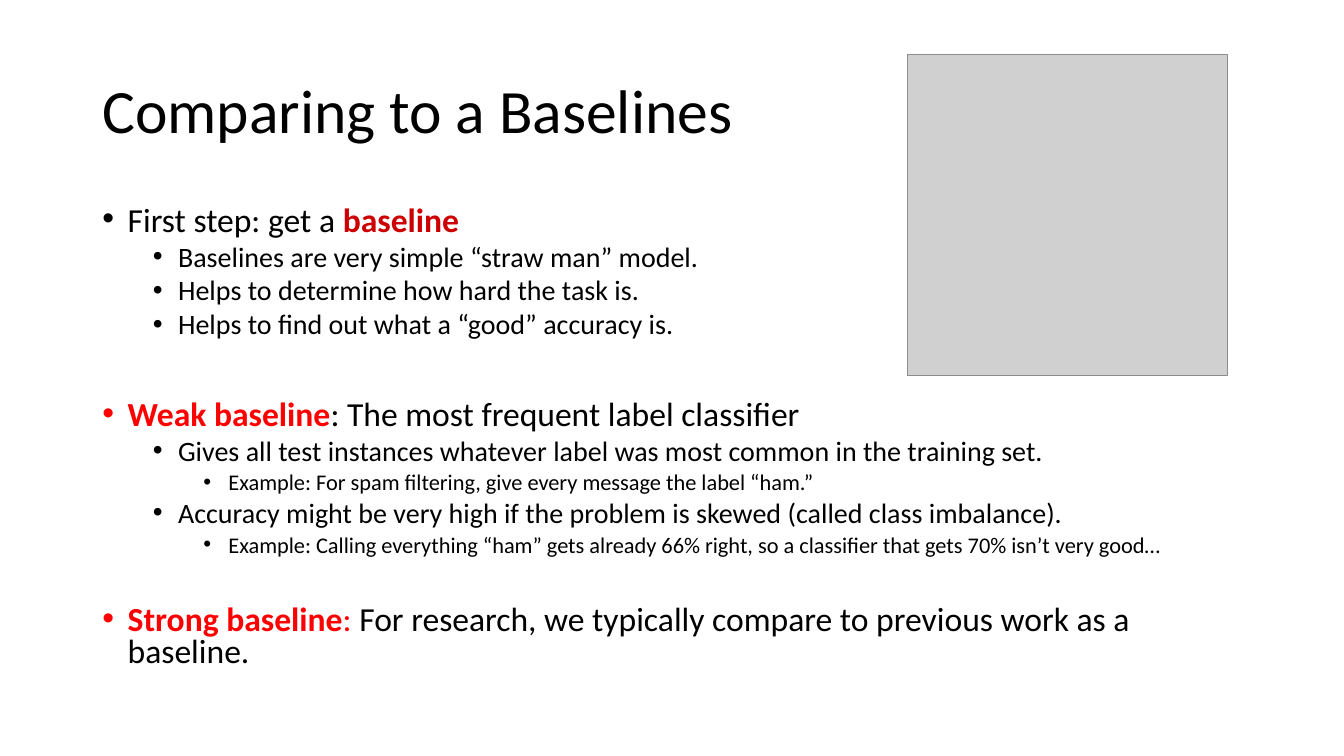
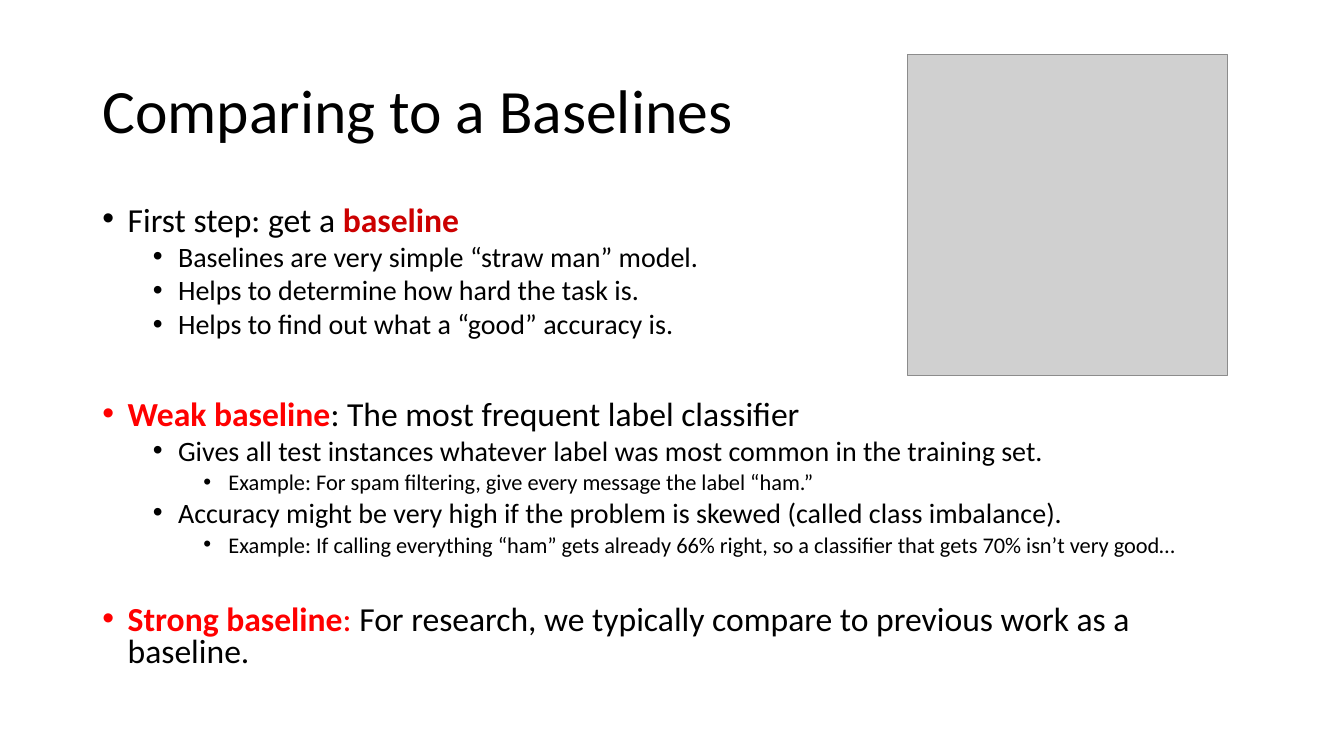
Before and after one commit to mhahsler/CS7320-AI, a slide deck: slide 22 of slides/19_ML_intro.pptx. Drawn at 1344x756 pixels with LibreOffice and Linux fonts; fonts in the diff are those of the drawing; grey boxes stand for pictures. Boxes give left, top, right and bottom in pixels: in the first picture for what was removed or moved away, otherwise in the second. Text is boxed around its words. In the diff, an @@ line names an element or a change of style, - is before the commit and + after.

```diff
--- a/slides/19_ML_intro.pptx
+++ b/slides/19_ML_intro.pptx
@@ text at [228,537,1175,557]: text changed @@
-    • Example: Calling everything “ham” gets already 66% right, so a classifier that gets 70% isn’t very good…
+    • Example: If calling everything “ham” gets already 66% right, so a classifier that gets 70% isn’t very good…
```
Also in this commit, not shown: 3 other slides changed, 1 other file.
